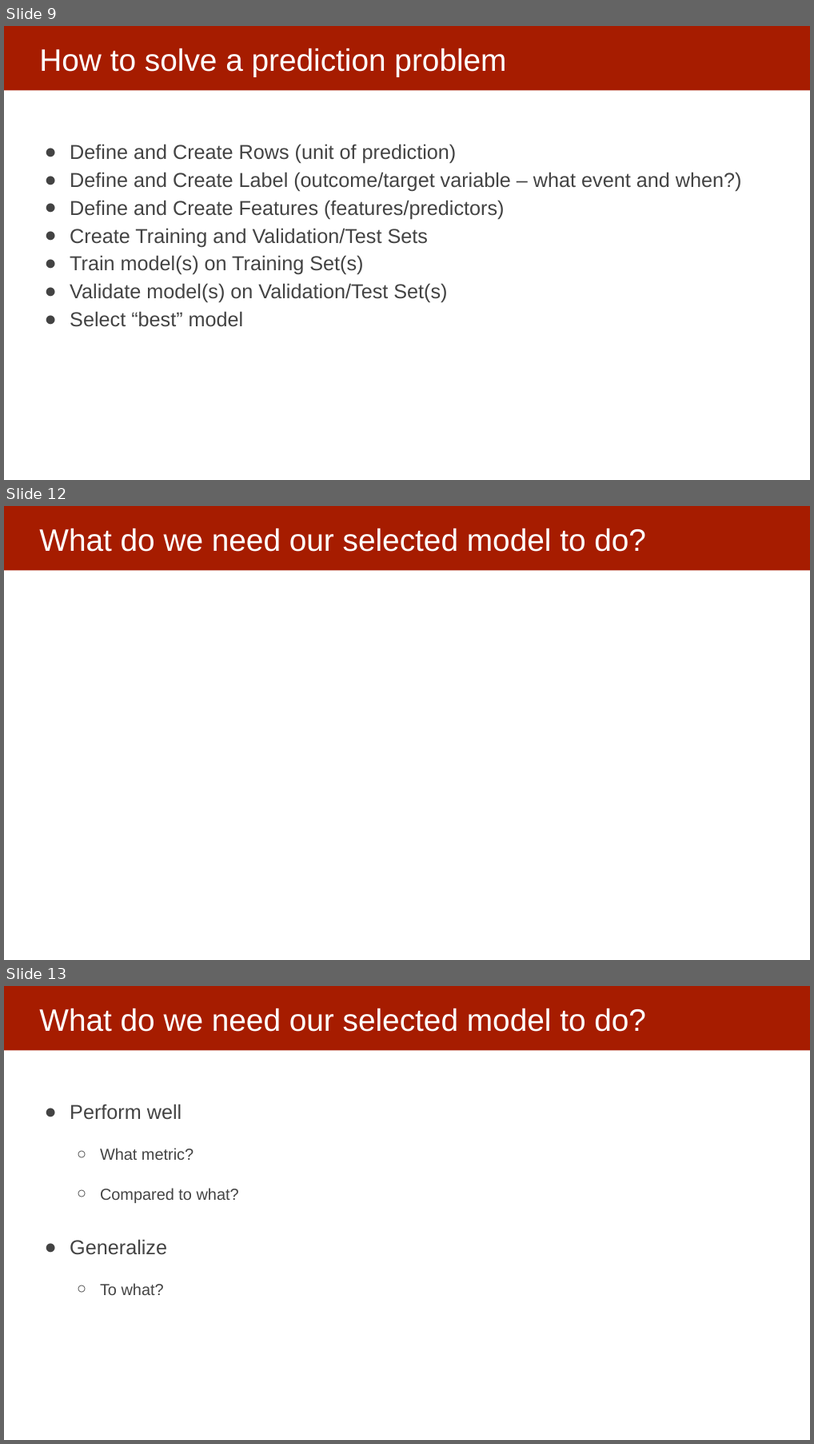
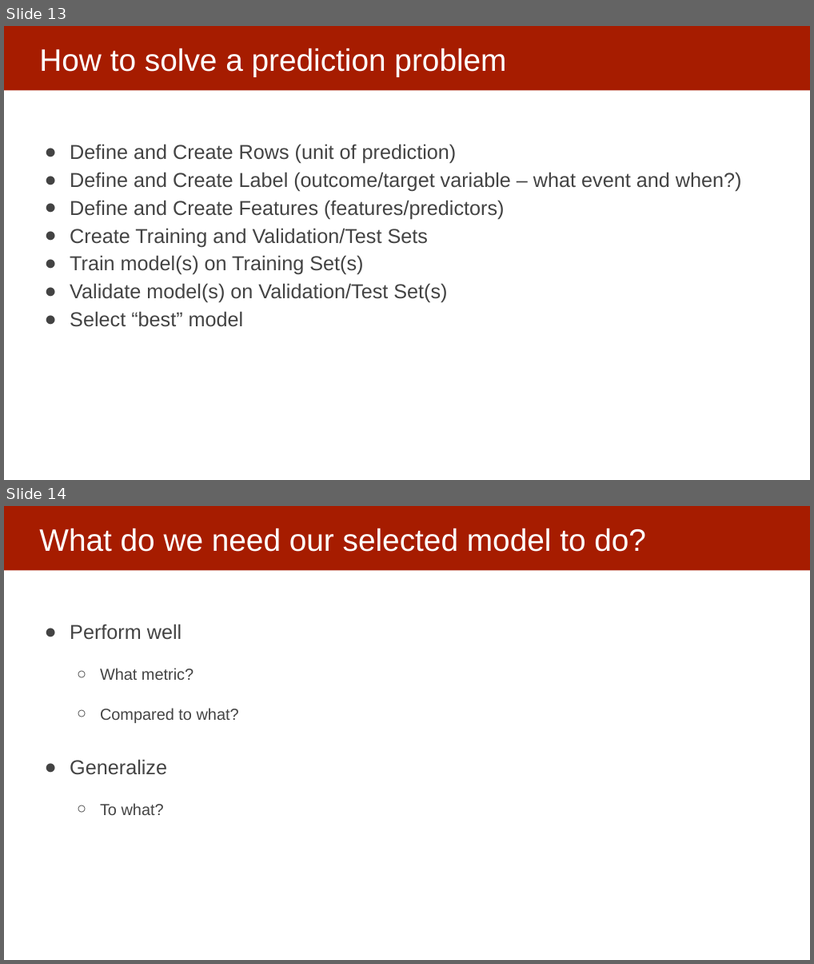
Before and after one commit to dssg/MLinPractice, a slide deck: Lectures/Lecture6-EvaluationMetrics.pptx. Shown one above the other, each under a label of ours: slides 9, 12 and 13 before the commit, slides 13 and 14 after it; the slides between them are not shown. The pictures are 814x1444 and 814x964 pixels, drawn with LibreOffice and Linux fonts; fonts in the diff are those of the drawing. Boxes give left, top, right and bottom in pixels: in the first picture for what was removed or moved away, otherwise in the second. Text is boxed around its words. In the diff, an @@ line names an element or a change of style, - is before the commit and + after.

```diff
--- a/Lectures/Lecture6-EvaluationMetrics.pptx
+++ b/Lectures/Lecture6-EvaluationMetrics.pptx
@@ slide 12 removed at (4,506,810,960), background #FFFFFF; not listed: 1 template element that a slide beside it also shows @@
@@ title removed at (39,528,646,552) @@
-What do we need our selected model to do?
@@ what was slide 9 is now slide 13 @@
@@ what was slide 13 is now slide 14 @@
```
Also in this commit, not shown: 7 slides changed, 4 slides added, 2 other slides removed, 2 other files.
